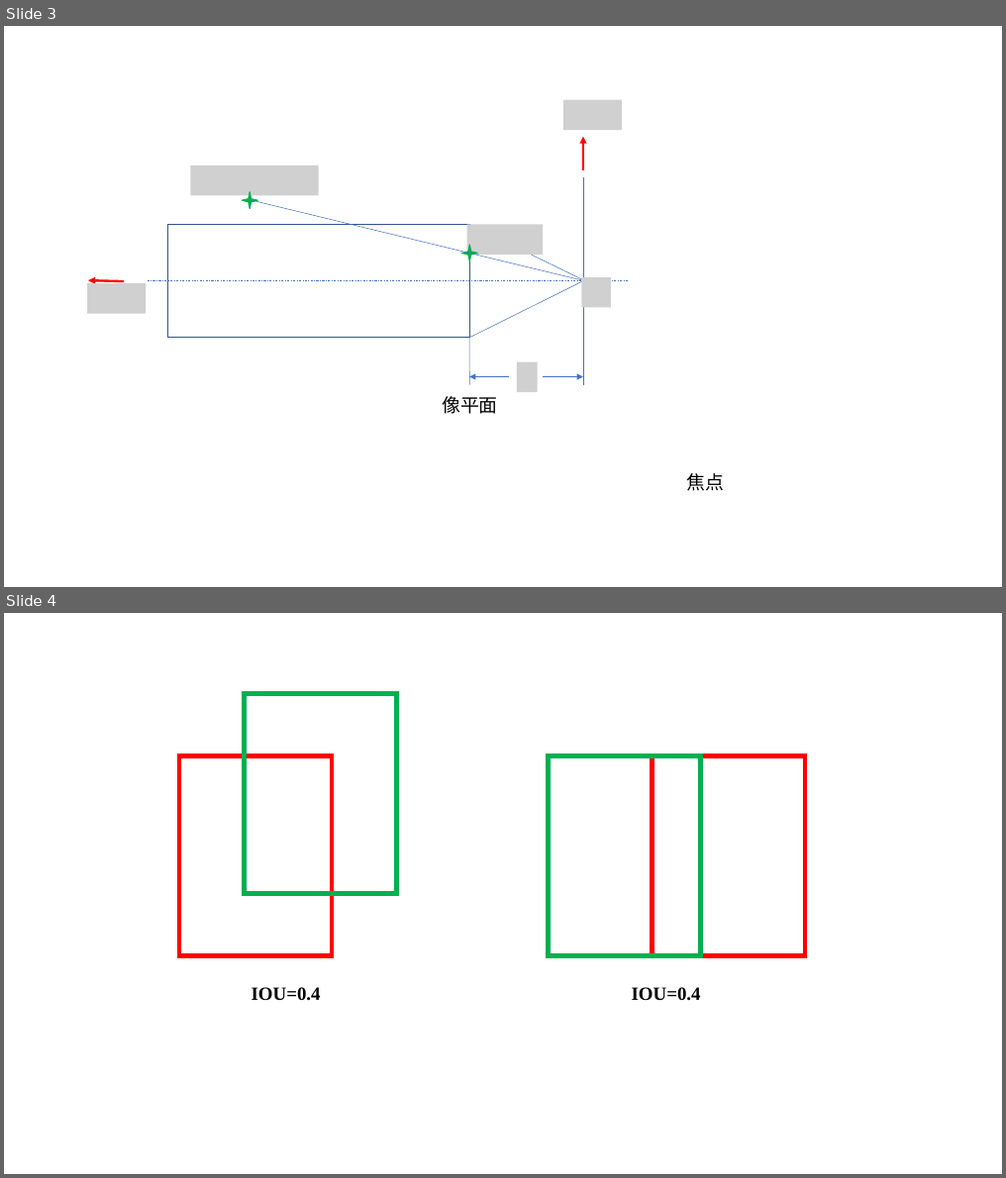
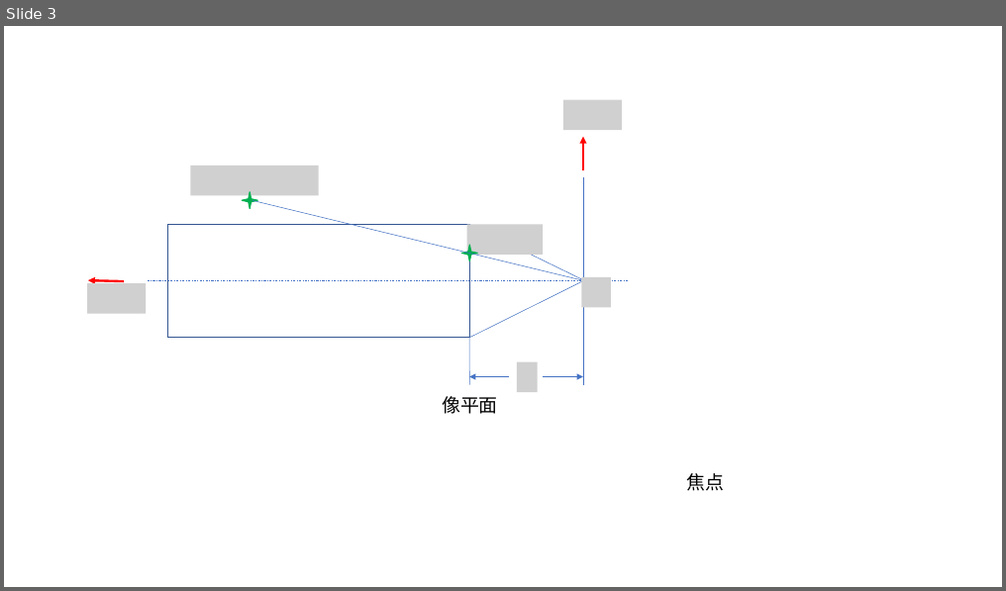
Before and after one commit to fengye2two/sichuan-university, a slide deck: 论文初稿/配图/论文用图.pptx. Shown one above the other, each under a label of ours: slides 3 and 4 before the commit, slide 3 after it. The pictures are 1006x1178 and 1006x591 pixels, drawn with LibreOffice and Linux fonts; fonts in the diff are those of the drawing; grey boxes stand for pictures. Boxes give left, top, right and bottom in pixels: in the first picture for what was removed or moved away, otherwise in the second. Text is boxed around its words. In the diff, an @@ line names an element or a change of style, - is before the commit and + after.

```diff
--- a/论文初稿/配图/论文用图.pptx
+++ b/论文初稿/配图/论文用图.pptx
@@ slide 4 removed at box(4, 613, 1002, 1174), background #FFFFFF @@
@@ rectangle removed at box(244, 694, 396, 894) @@
@@ rectangle removed at box(179, 756, 332, 956) @@
@@ rectangle removed at box(548, 756, 700, 956) @@
@@ rectangle removed at box(652, 756, 805, 956) @@
@@ text removed at box(252, 987, 321, 1001) @@
-IOU=0.4
@@ text removed at box(632, 987, 701, 1001) @@
-IOU=0.4
```
Also in this commit, not shown: 1 slide added, 1 other slide removed, 2 other files.
